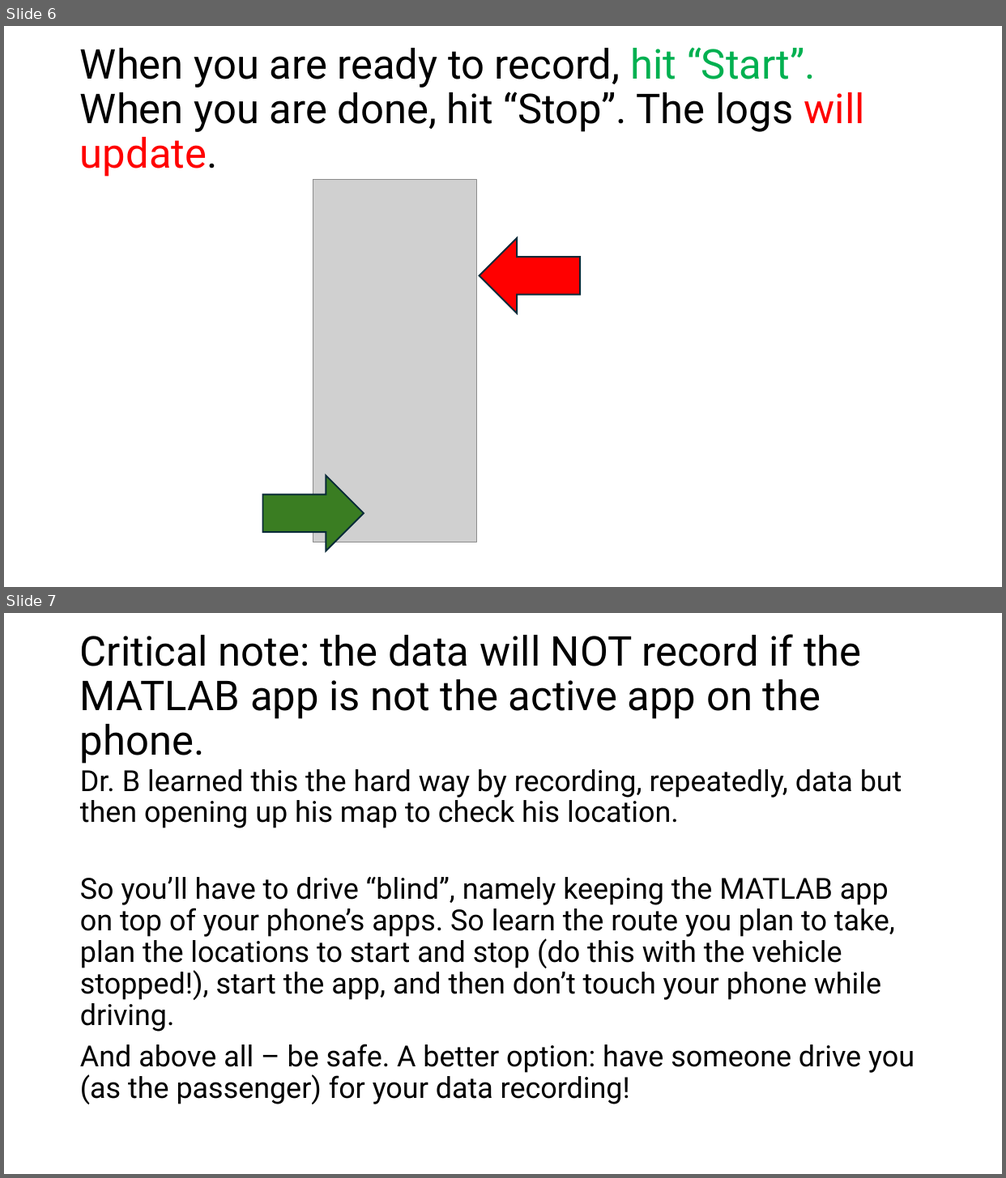
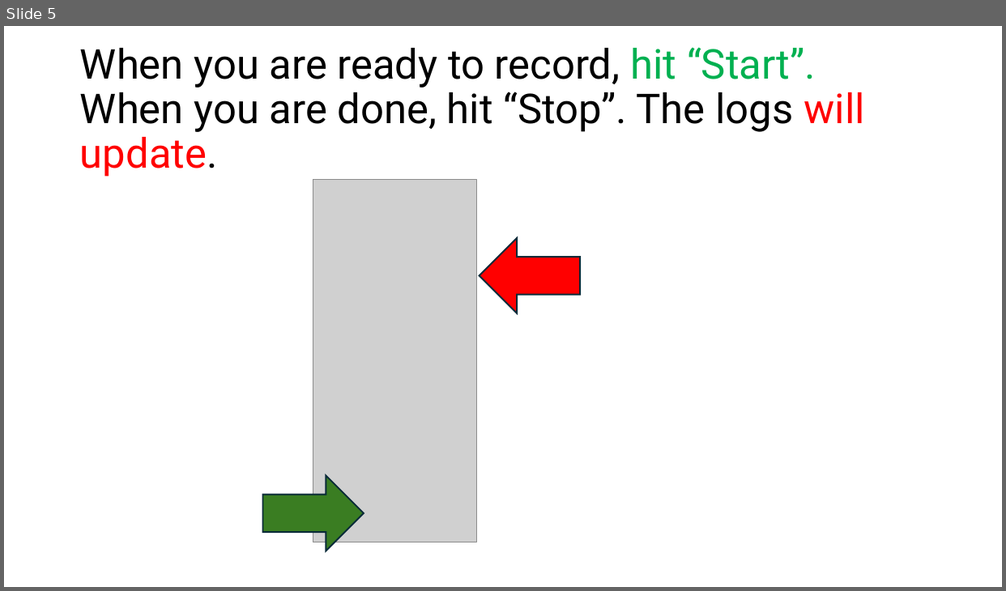
Before and after one commit to SalamAwal/Classes_VehicleDynamics_2026Fall, a slide deck: Assignments/Week02_HW1_InitialsViaGPS/How to Do HW 1.pptx. Shown one above the other, each under a label of ours: slides 6 and 7 before the commit, slide 5 after it. The pictures are 1006x1178 and 1006x591 pixels, drawn with LibreOffice and Linux fonts; fonts in the diff are those of the drawing; grey boxes stand for pictures. Boxes give left, top, right and bottom in pixels: in the first picture for what was removed or moved away, otherwise in the second. Text is boxed around its words. In the diff, an @@ line names an element or a change of style, - is before the commit and + after.

```diff
--- a/Assignments/Week02_HW1_InitialsViaGPS/How to Do HW 1.pptx
+++ b/Assignments/Week02_HW1_InitialsViaGPS/How to Do HW 1.pptx
@@ slide 7 removed at [4,613,1002,1174], background #FFFFFF @@
@@ title removed at [80,634,862,764] @@
-Critical note: the data will NOT record if the MATLAB app is not the active app on the phone.
@@ text removed at [80,769,914,1105] @@
-Dr. B learned this the hard way by recording, repeatedly, data but then opening up his map to check his location.
-So you’ll have to drive “blind”, namely keeping the MATLAB app on top of your phone’s apps. So learn the route you plan to take, plan the locations to start and stop (do this with the vehicle stopped!), start the app, and then don’t touch your phone while driving.
-And above all – be safe. A better option: have someone drive you (as the passenger) for your data recording!
@@ what was slide 6 is now slide 5 @@
```
Also in this commit, not shown: 14 other slides removed, 6 other files.
